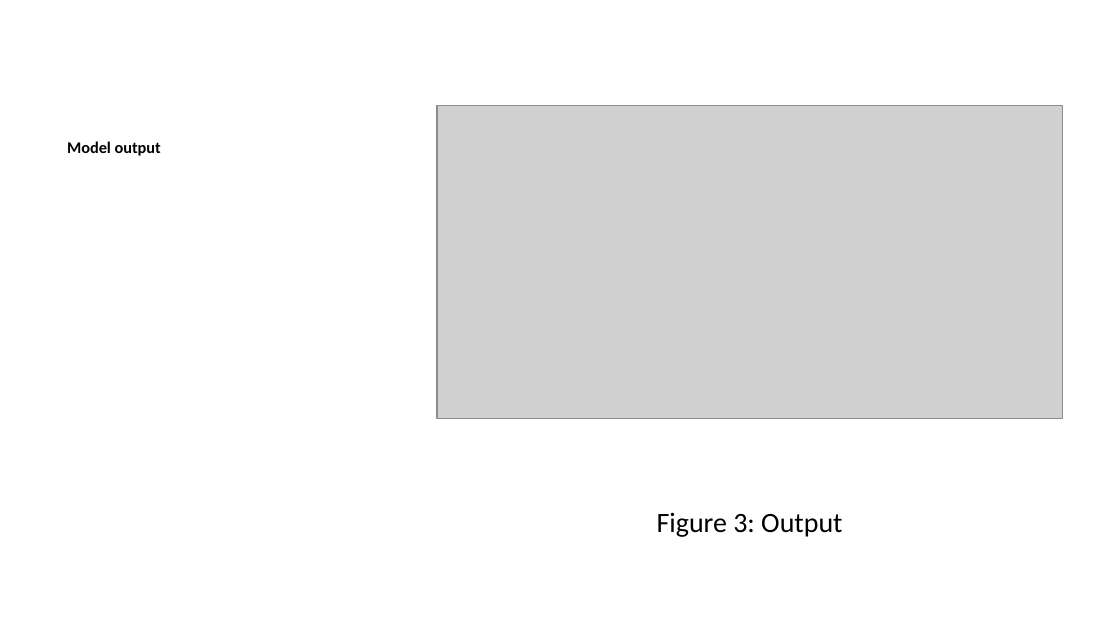
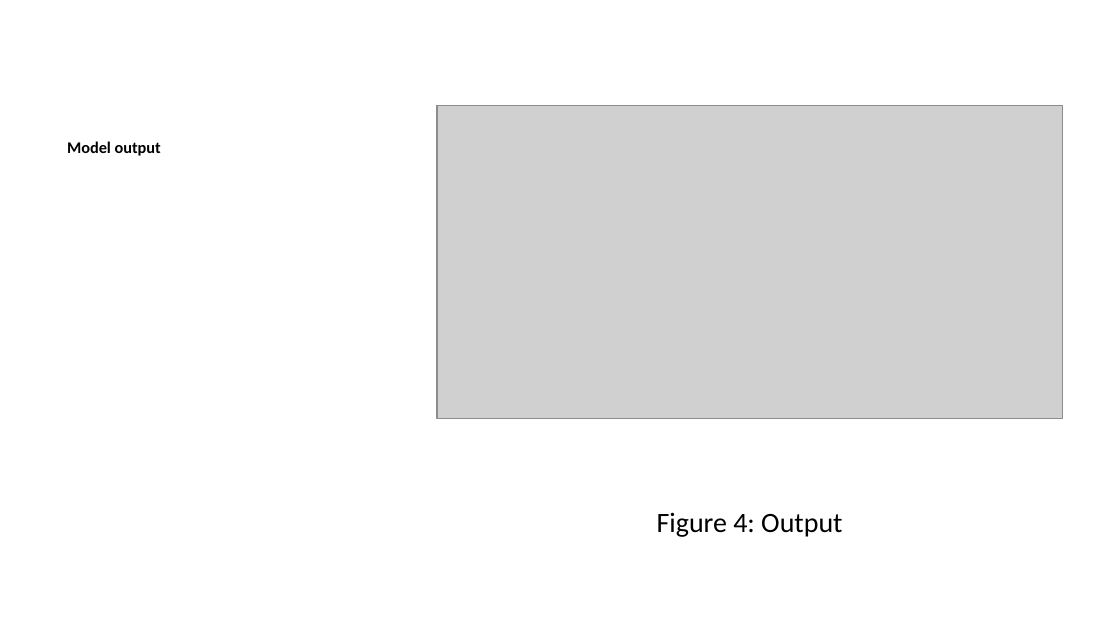
Before and after one commit to malkuzweny/DengueMMED, a slide deck: slide 14 of Dengue_report.pptx. Drawn at 1120x630 pixels with LibreOffice and Linux fonts; fonts in the diff are those of the drawing; grey boxes stand for pictures. Boxes give left, top, right and bottom in pixels: in the first picture for what was removed or moved away, otherwise in the second. Text is boxed around its words. In the diff, an @@ line names an element or a change of style, - is before the commit and + after.

```diff
--- a/Dengue_report.pptx
+++ b/Dengue_report.pptx
@@ text at (657,512,842,537): text changed @@
-Figure 3: Output
+Figure 4: Output
```
Also in this commit, not shown: 7 other slides changed, 4 slides added, 1 slide removed, 12 other files.
